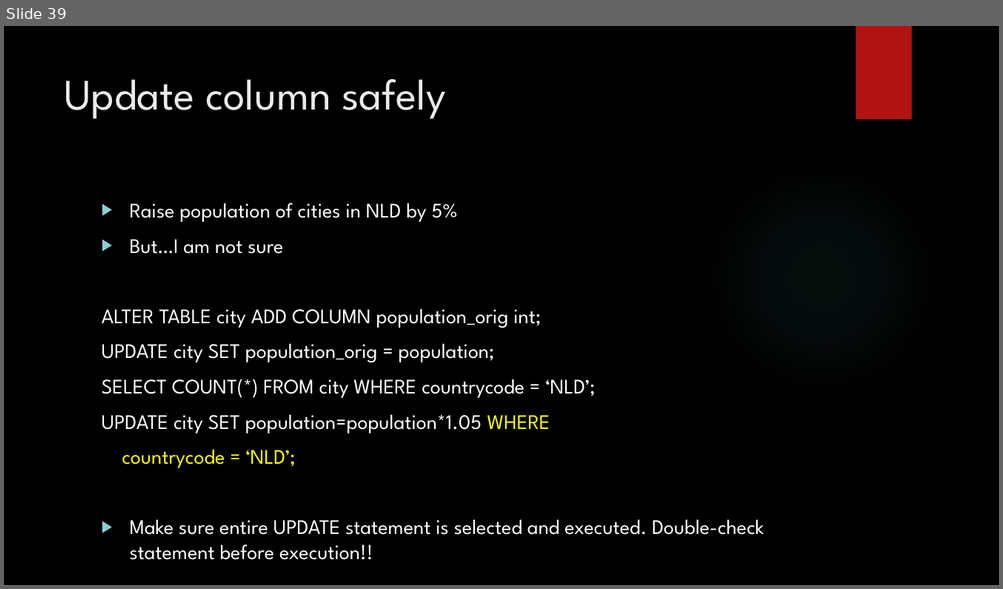
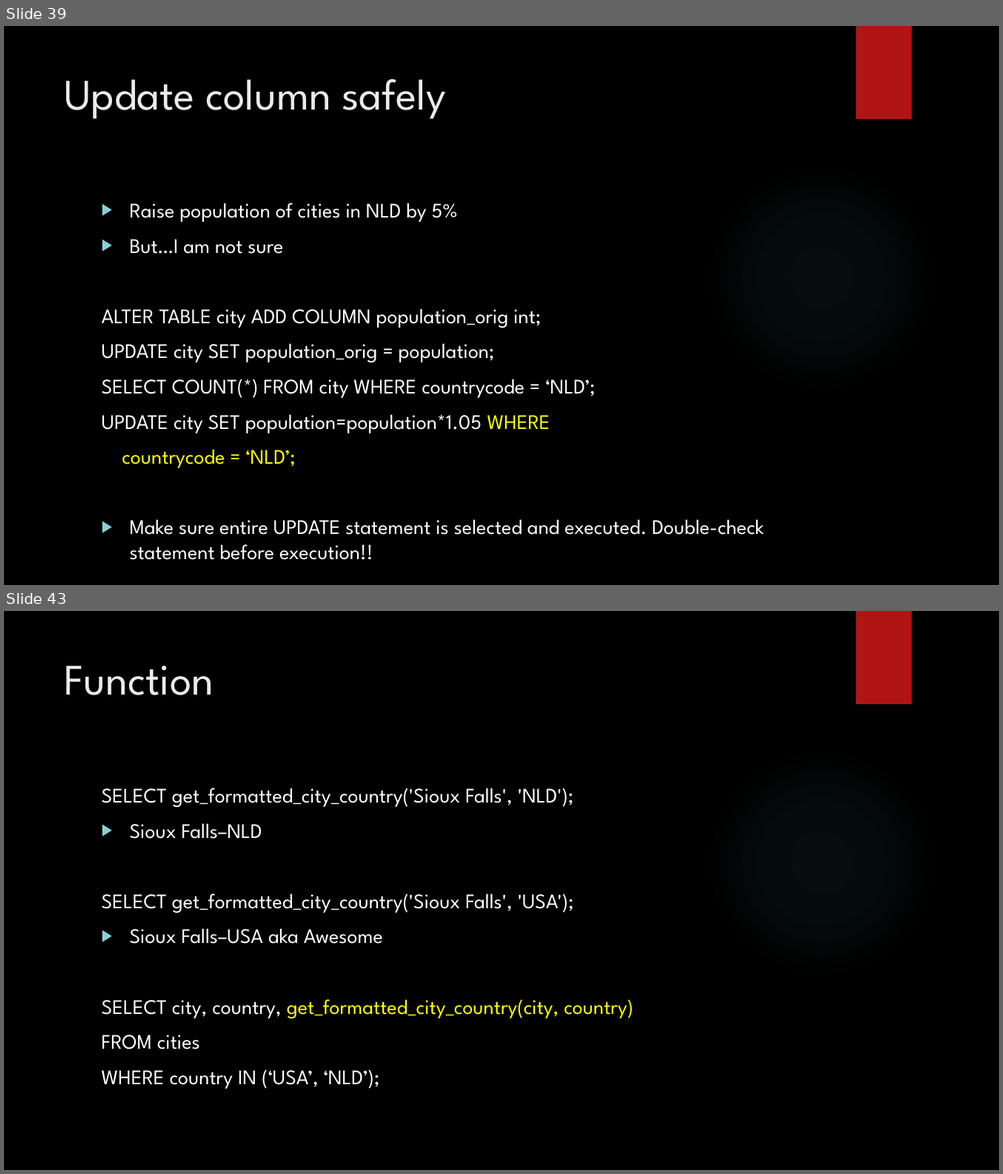
Before and after one commit to zedfoxus/database-bootcamp, a slide deck: Presentation/Database-Bootcamp-Presentation.pptx. Shown one above the other, each under a label of ours: slide 39 before the commit, slides 39 and 43 after it; the slides between them are not shown. The pictures are 1003x589 and 1003x1174 pixels, drawn with LibreOffice and Linux fonts; fonts in the diff are those of the drawing; background and template pictures are left out. Boxes give left, top, right and bottom in pixels: in the first picture for what was removed or moved away, otherwise in the second. Text is boxed around its words. In the diff, an @@ line names an element or a change of style, - is before the commit and + after.

```diff
--- a/Presentation/Database-Bootcamp-Presentation.pptx
+++ b/Presentation/Database-Bootcamp-Presentation.pptx
@@ slide 43 added at (x1=4, y1=611, x2=999, y2=1170), background picture (left out); not listed: 2 template elements that a slide beside it also shows @@
@@ title added at (x1=64, y1=666, x2=213, y2=695), 42 pt, text #EBEBEB @@
+Function
@@ text added at (x1=102, y1=788, x2=633, y2=1089), 20 pt, text #FFFFFF @@
+SELECT get_formatted_city_country('Sioux Falls', 'NLD');
+▶ Sioux Falls–NLD
+SELECT get_formatted_city_country('Sioux Falls', 'USA');
+▶ Sioux Falls–USA aka Awesome
+SELECT city, country, get_formatted_city_country(city, country)
+FROM cities
+WHERE country IN (‘USA’, ‘NLD’);
```
Also in this commit, not shown: 6 slides changed, 3 other slides added.
